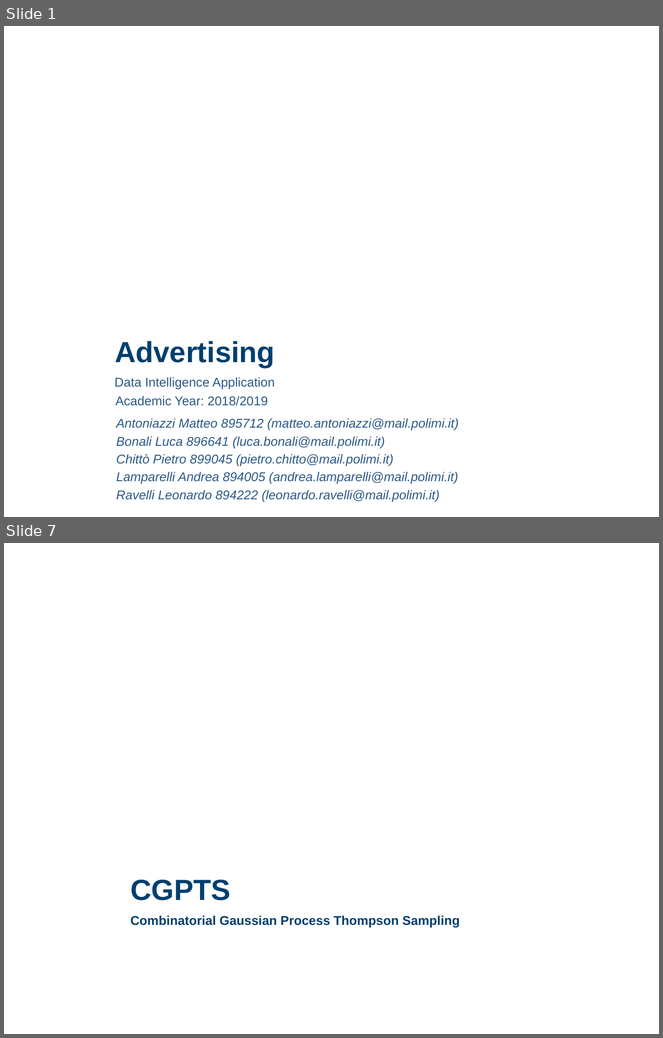
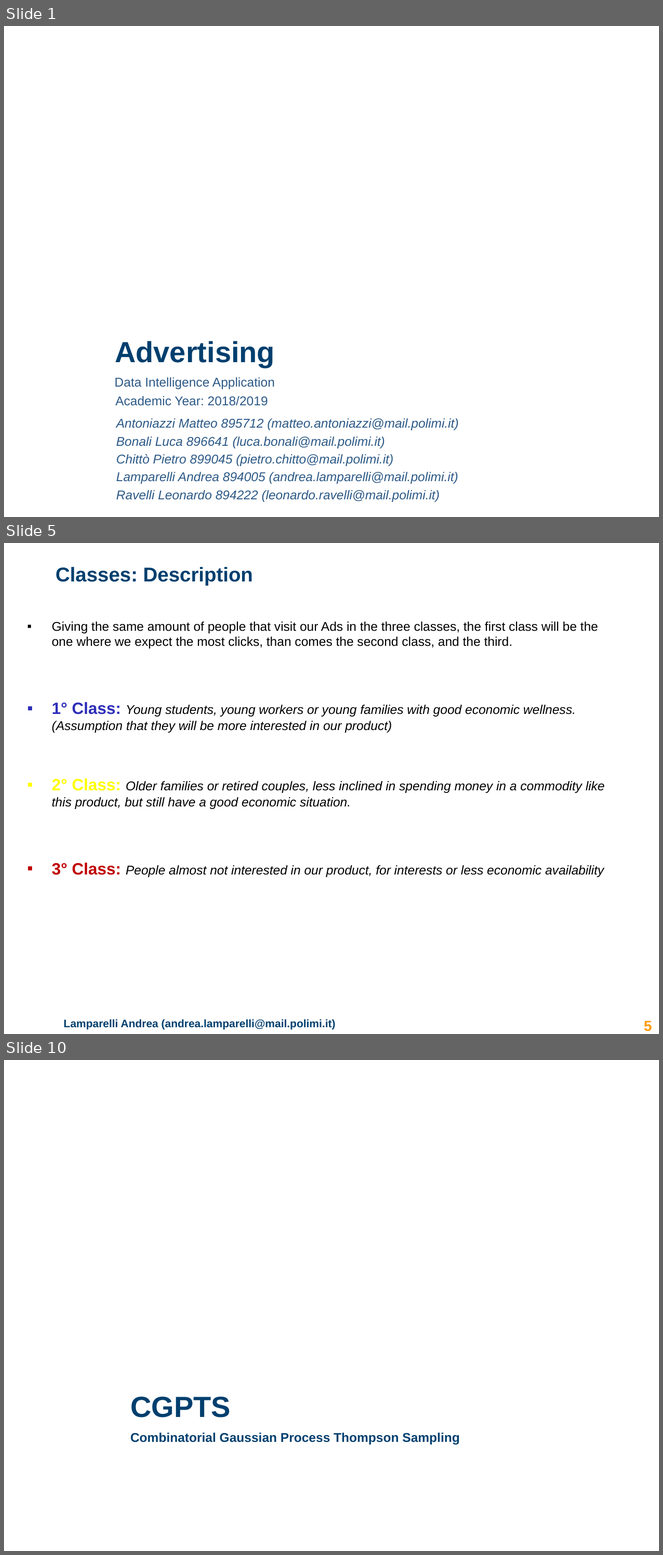
Before and after one commit to lucabonali/AdvertisingDIA, a slide deck: advertising_presentation.pptx. Shown one above the other, each under a label of ours: slides 1 and 7 before the commit, slides 1, 5 and 10 after it; the slides between them are not shown. The pictures are 663x1038 and 663x1555 pixels, drawn with LibreOffice and Linux fonts; fonts in the diff are those of the drawing; background and template pictures are left out. Boxes give left, top, right and bottom in pixels: in the first picture for what was removed or moved away, otherwise in the second. Text is boxed around its words. In the diff, an @@ line names an element or a change of style, - is before the commit and + after.

```diff
--- a/advertising_presentation.pptx
+++ b/advertising_presentation.pptx
@@ slide 5 added at (x1=4, y1=543, x2=659, y2=1034), background #FFFFFF @@
@@ title added at (x1=55, y1=567, x2=253, y2=586), 22 pt, text #003F6E, bold @@
+Classes: Description
@@ text added at (x1=52, y1=622, x2=605, y2=877), 14 pt, text #000000, italic @@
+▪ Giving the same amount of people that visit our Ads in the three classes, the first class will be the one where we expect the most clicks, than comes the second class, and the third.
+▪ 1° Class: Young students, young workers or young families with good economic wellness. (Assumption that they will be more interested in our product)
+▪ 2° Class: Older families or retired couples, less inclined in spending money in a commodity like this product, but still have a good economic situation.
+▪ 3° Class: People almost not interested in our product, for interests or less economic availability
@@ text added at (x1=64, y1=1019, x2=336, y2=1030), 12 pt, text #003F6E, bold @@
+Lamparelli Andrea (andrea.lamparelli@mail.polimi.it)
@@ page number added at (x1=644, y1=1021, x2=652, y2=1032), 16 pt, text #FF9900, bold @@
+5
@@ what was slide 7 is now slide 10 @@
```
Also in this commit, not shown: 3 slides changed, 4 other slides added, 6 slides removed.
